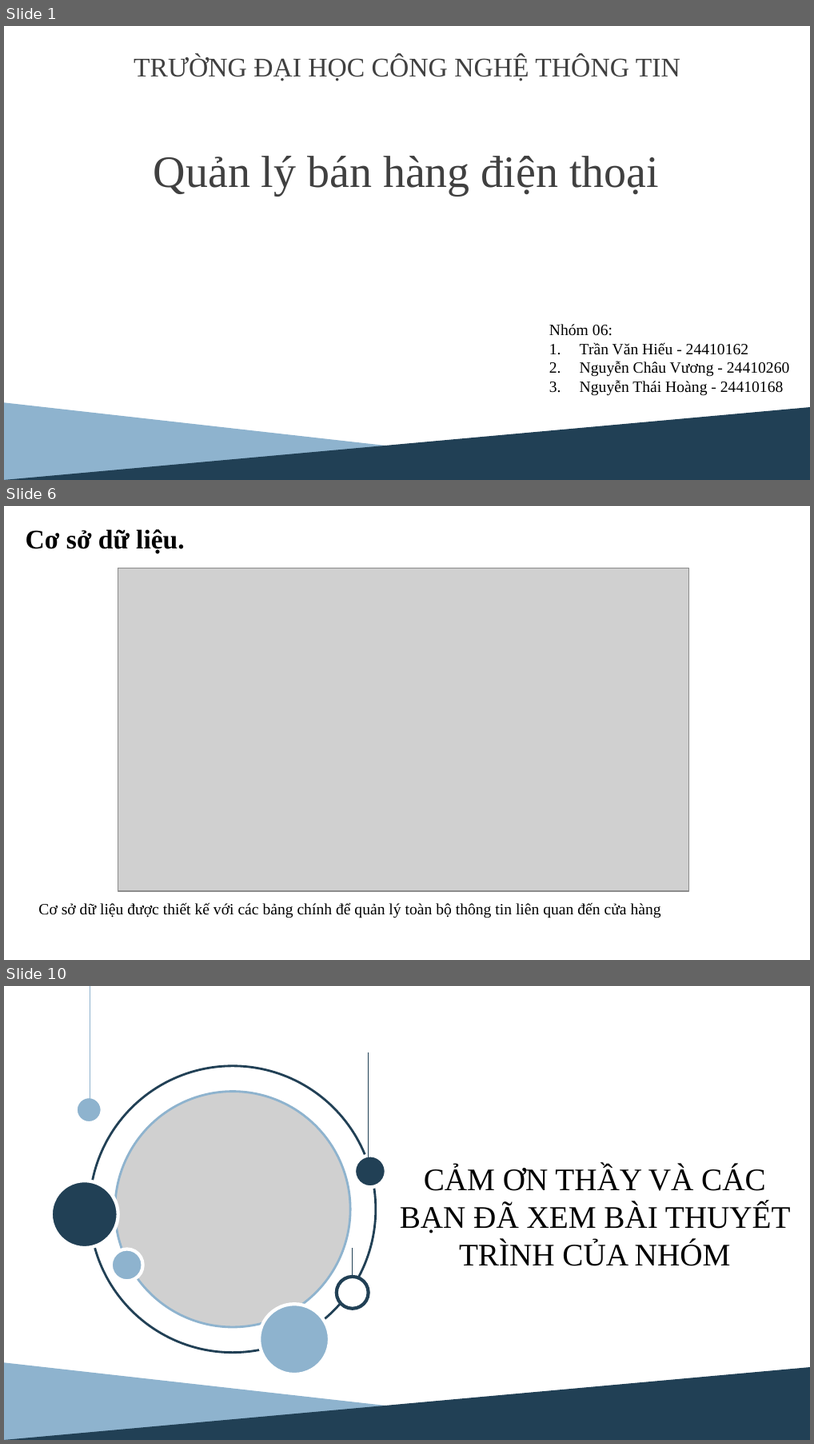
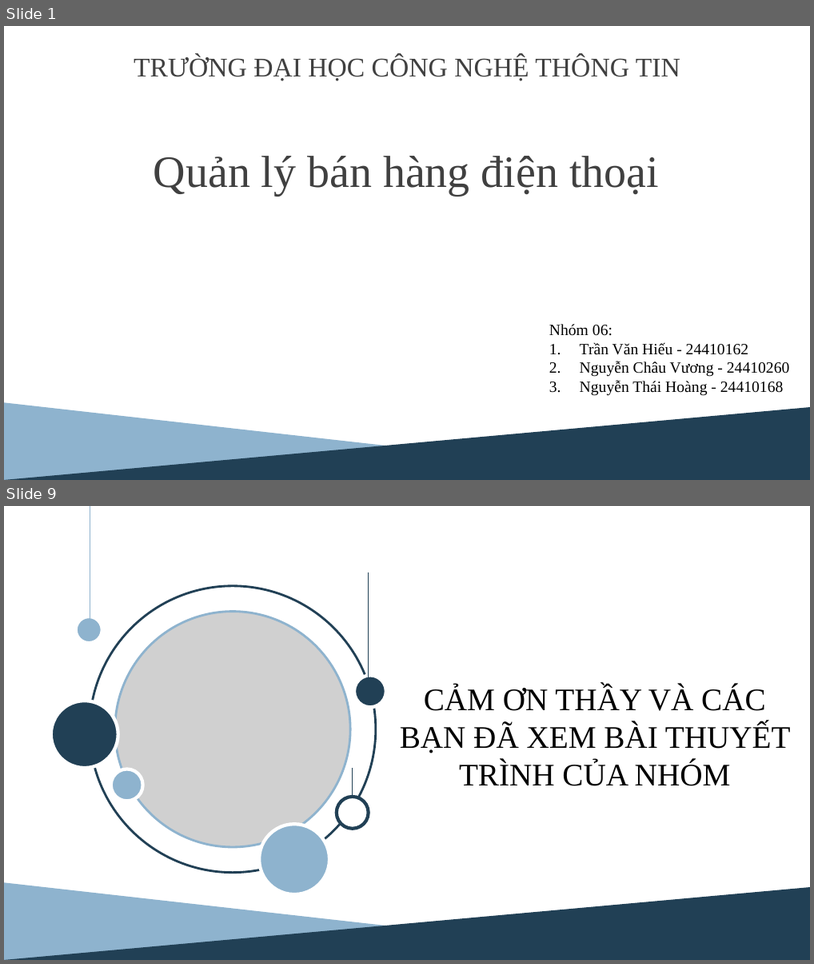
Before and after one commit to googlemap2/doan_python, a slide deck: baocao/slide_bao_cao.pptx. Shown one above the other, each under a label of ours: slides 1, 6 and 10 before the commit, slides 1 and 9 after it; the slides between them are not shown. The pictures are 814x1444 and 814x964 pixels, drawn with LibreOffice and Linux fonts; fonts in the diff are those of the drawing; grey boxes stand for pictures. Boxes give left, top, right and bottom in pixels: in the first picture for what was removed or moved away, otherwise in the second. Text is boxed around its words. In the diff, an @@ line names an element or a change of style, - is before the commit and + after.

```diff
--- a/baocao/slide_bao_cao.pptx
+++ b/baocao/slide_bao_cao.pptx
@@ slide 6 removed at [4, 506, 810, 960], background #FFFFFF @@
@@ rectangle removed at [18, 524, 145, 565] @@
@@ text removed at [26, 529, 185, 553] @@
-Cơ sở dữ liệu.
@@ text removed at [27, 536, 136, 549] @@
-Đang nghiên cứu
@@ picture removed at [118, 568, 690, 892] @@
@@ text removed at [38, 902, 662, 918] @@
-Cơ sở dữ liệu được thiết kế với các bảng chính để quản lý toàn bộ thông tin liên quan đến cửa hàng
@@ what was slide 10 is now slide 9 @@
```
Also in this commit, not shown: 3 slides changed, 4 slides added, 4 other slides removed, 3 other files.
